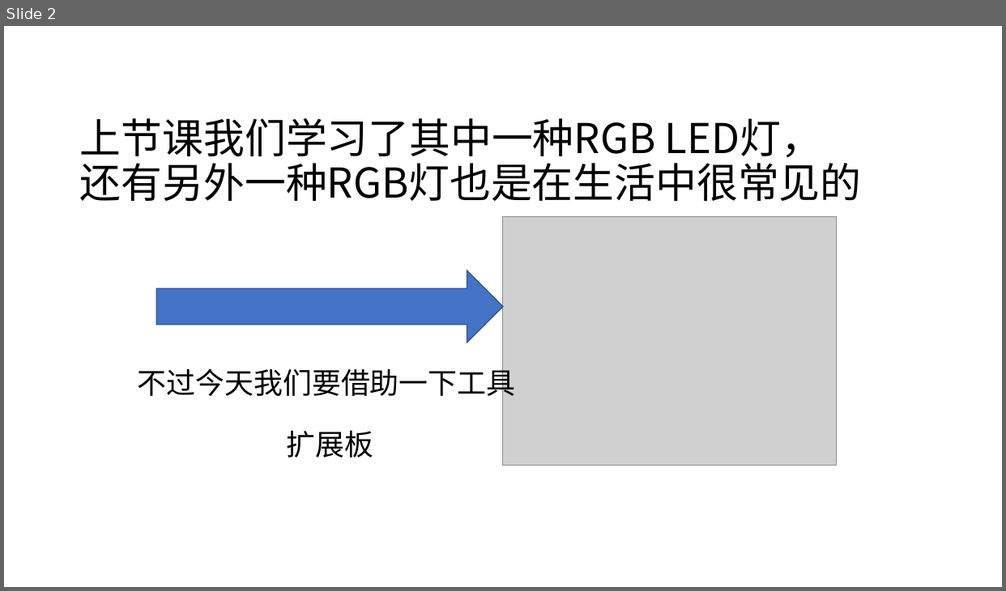
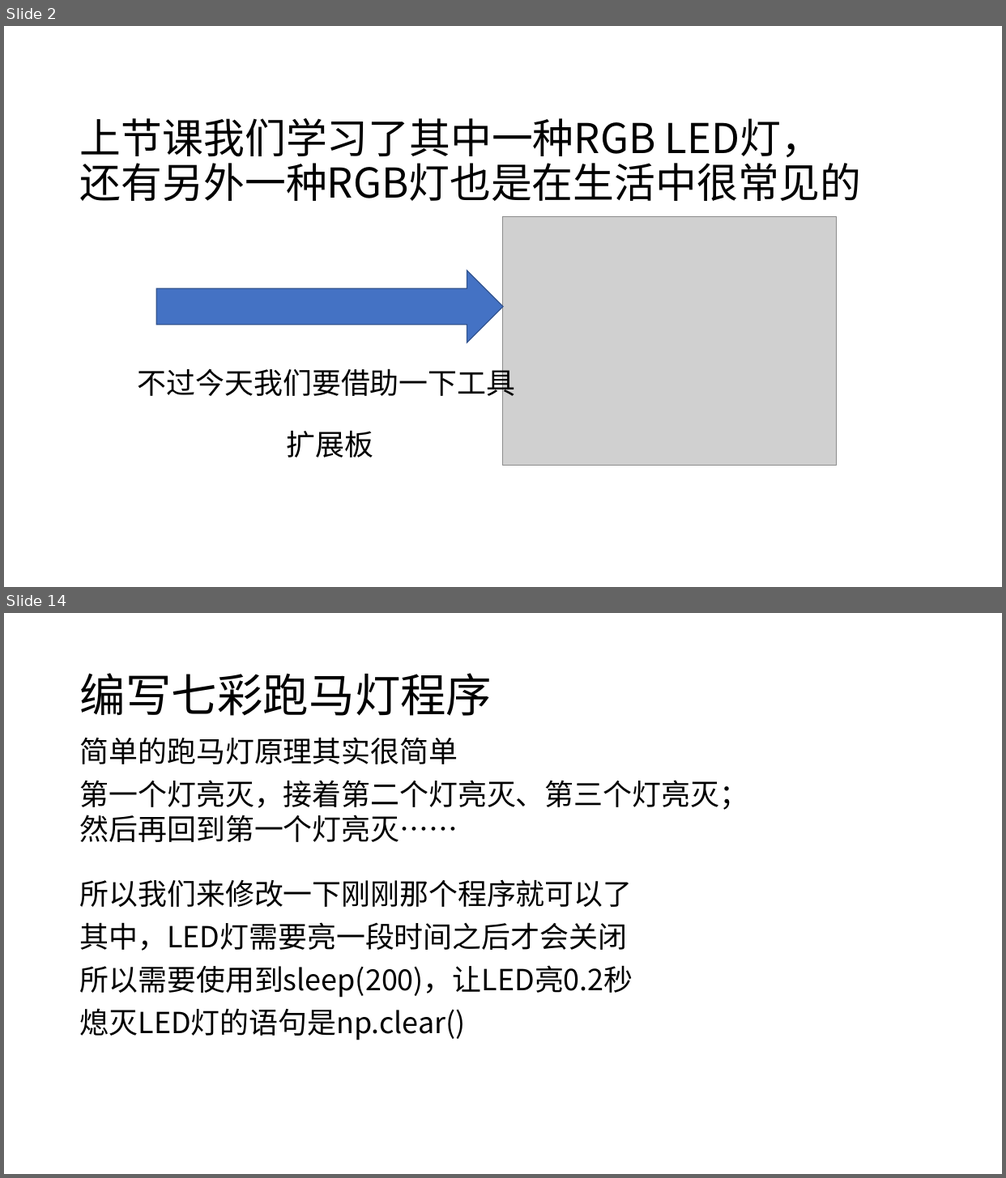
Before and after one commit to chenjiegd/microbit_Repository, a slide deck: micro_bit/microbit课件/4.点亮RGB灯.pptx. Shown one above the other, each under a label of ours: slide 2 before the commit, slides 2 and 14 after it; the slides between them are not shown. The pictures are 1006x591 and 1006x1178 pixels, drawn with LibreOffice and Linux fonts; fonts in the diff are those of the drawing; grey boxes stand for pictures. Boxes give left, top, right and bottom in pixels: in the first picture for what was removed or moved away, otherwise in the second. Text is boxed around its words. In the diff, an @@ line names an element or a change of style, - is before the commit and + after.

```diff
--- a/micro_bit/microbit课件/4.点亮RGB灯.pptx
+++ b/micro_bit/microbit课件/4.点亮RGB灯.pptx
@@ slide 14 added at [4,613,1002,1174], background #FFFFFF @@
@@ title added at [80,673,492,716], 44 pt, text #000000 @@
+编写七彩跑马灯程序
@@ text added at [80,737,458,764], 28 pt, text #000000 @@
+简单的跑马灯原理其实很简单
@@ text added at [80,780,748,842], 28 pt, text #000000 @@
+第一个灯亮灭，接着第二个灯亮灭、第三个灯亮灭；然后再回到第一个灯亮灭……
@@ text added at [80,879,633,907], 28 pt, text #000000 @@
+所以我们来修改一下刚刚那个程序就可以了
@@ text added at [80,922,627,951], 28 pt, text #000000 @@
+其中，LED灯需要亮一段时间之后才会关闭
@@ text added at [80,965,633,998], 28 pt, text #000000 @@
+所以需要使用到sleep(200)，让LED亮0.2秒
@@ text added at [80,1008,466,1041], 28 pt, text #000000 @@
+熄灭LED灯的语句是np.clear()
```
Also in this commit, not shown: 17 other slides added, 1 slide removed.
